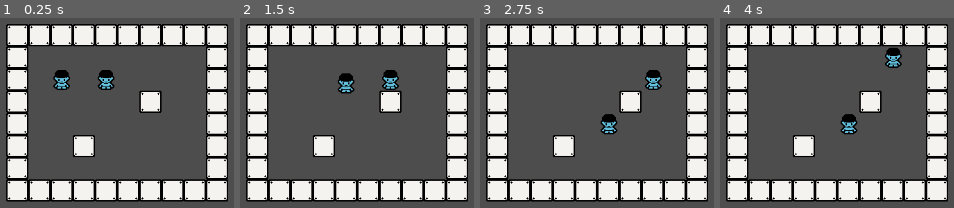
Above: before the commit, frames 1-4 (left to right).
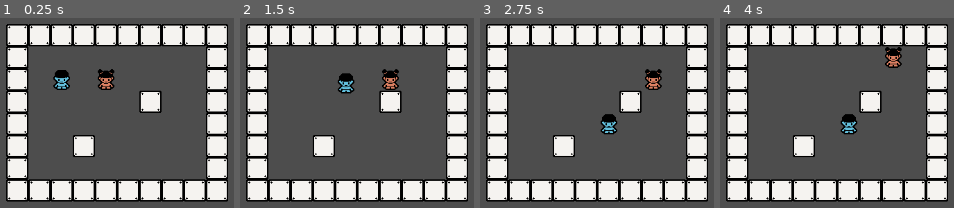
Above: after the commit, the same moments.

Repository: btoosey/Solarpunk-Jam
Game: Godot game, scene res://scenes/main.tscn
Same seed, same stepped clock (60 frames per second), same inputs: the game is played once before the commit and once after it.
Inputs:
- Up to frame 1 (0.25 s): no input
- Up to frame 2 (1.5 s): tap Enter at 0.5 s; hold D (character_right) 0.53-1.28 s; hold S (character_down) from 1.28 s (still down)
- Up to frame 3 (2.75 s): release S (character_down) at 2.03 s; hold D (character_right) from 2.03 s (still down)
- Up to frame 4 (4 s): release D (character_right) at 2.78 s; hold W (character_up) 2.78-3.53 s; hold A (character_left) from 3.53 s (still down)

The runs differ from the first frame. In frame 1, 0.3% of the frame differs, in the area x 41-50%, y 26-38%; in frame 2, 0.3%, in the area x 60-68%, y 26-38%; in frame 3, 0.3%; in frame 4, 0.3%.

Commit message:
ADD: character_data resources

Diff:
--- /dev/null
+++ b/data/characters/character_01.tres
@@ -0,0 +1,8 @@
+[gd_resource type="Resource" script_class="CharacterStats" load_steps=3 format=3 uid="uid://bbgyn3a231hbg"]
+
+[ext_resource type="Texture2D" uid="uid://ebawa2g15esw" path="res://assets/sprites/characters/character01_v1.png" id="1_ew2bt"]
+[ext_resource type="Script" path="res://data/characters/character_data.gd" id="1_w7y3b"]
+
+[resource]
+script = ExtResource("1_w7y3b")
+character_skin = ExtResource("1_ew2bt")
--- /dev/null
+++ b/data/characters/character_02.tres
@@ -0,0 +1,8 @@
+[gd_resource type="Resource" script_class="CharacterStats" load_steps=3 format=3 uid="uid://0avwthljtuj0"]
+
+[ext_resource type="Texture2D" uid="uid://qkvnl3yfp3wq" path="res://assets/sprites/characters/character02_v1.png" id="1_3xbl1"]
+[ext_resource type="Script" path="res://data/characters/character_data.gd" id="2_dnynh"]
+
+[resource]
+script = ExtResource("2_dnynh")
+character_skin = ExtResource("1_3xbl1")
--- /dev/null
+++ b/data/characters/character_data.gd
@@ -0,0 +1,5 @@
+class_name CharacterStats
+extends Resource
+
+@export_category("Visuals")
+@export var character_skin: Texture2D
--- a/scenes/character/character.tscn
+++ b/scenes/character/character.tscn
@@ -1,7 +1,6 @@
-[gd_scene load_steps=4 format=3 uid="uid://b17qw8h3p56hn"]
+[gd_scene load_steps=3 format=3 uid="uid://b17qw8h3p56hn"]
 
 [ext_resource type="Script" path="res://scenes/character/scripts/character.gd" id="1_41qnt"]
-[ext_resource type="Texture2D" uid="uid://ebawa2g15esw" path="res://assets/sprites/characters/character01_v1.png" id="1_t1w4b"]
 [ext_resource type="Script" path="res://scenes/character/components/grid_mover.gd" id="2_k5lh0"]
 
 [node name="Character" type="Node2D" node_paths=PackedStringArray("grid_mover") groups=["characters"]]
@@ -9,7 +8,6 @@
 grid_mover = NodePath("GridMover")
 
 [node name="CharacterSprite" type="Sprite2D" parent="."]
-texture = ExtResource("1_t1w4b")
 
 [node name="GridMover" type="Node2D" parent="."]
 script = ExtResource("2_k5lh0")
--- a/scenes/character/scripts/character.gd
+++ b/scenes/character/scripts/character.gd
@@ -1,11 +1,25 @@
+@tool
 extends Node2D
 class_name Character
 
 
+@export var stats: CharacterStats : set = set_stats
 @export var grid_mover: GridMover
 
 @onready var character_sprite: Sprite2D = $CharacterSprite
 
 
+func set_stats(value: CharacterStats) -> void:
+	stats = value
+
+	if value == null:
+		return
+
+	if not is_node_ready():
+		await ready
+
+	character_sprite.texture = value.character_skin
+
+
 func move_character(direction: Vector2i) -> void:
 	grid_mover.move(direction)
--- a/scenes/main.tscn
+++ b/scenes/main.tscn
@@ -1,8 +1,10 @@
-[gd_scene load_steps=7 format=4 uid="uid://dnrjt6uxyocov"]
+[gd_scene load_steps=9 format=4 uid="uid://dnrjt6uxyocov"]
 
 [ext_resource type="Texture2D" uid="uid://wtl6fxpystij" path="res://assets/sprites/tilesheets/tilesheet_v1.png" id="1_74a5t"]
 [ext_resource type="PackedScene" uid="uid://b17qw8h3p56hn" path="res://scenes/character/character.tscn" id="2_b8xkv"]
 [ext_resource type="Script" path="res://scenes/character/character_manager.gd" id="2_vmy21"]
+[ext_resource type="Resource" uid="uid://bbgyn3a231hbg" path="res://data/characters/character_01.tres" id="4_56ctf"]
+[ext_resource type="Resource" uid="uid://0avwthljtuj0" path="res://data/characters/character_02.tres" id="5_cnjw0"]
 
 [sub_resource type="TileSet" id="TileSet_sw21o"]
 tile_size = Vector2i(32, 32)
@@ -131,7 +133,9 @@
 [node name="Character" parent="Characters" instance=ExtResource("2_b8xkv")]
 z_index = 1
 position = Vector2(112, 112)
+stats = ExtResource("4_56ctf")
 
 [node name="Character2" parent="Characters" instance=ExtResource("2_b8xkv")]
 z_index = 1
 position = Vector2(176, 112)
+stats = ExtResource("5_cnjw0")
